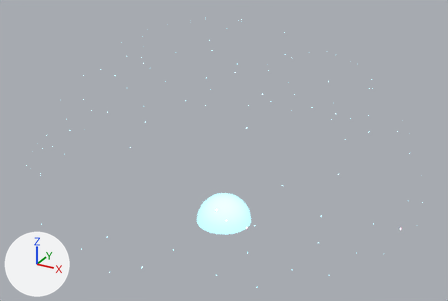
The glTF model 3d_models/fiber_lamp/fiber-optic-lamp-glow.gltf: old version first, new version second.
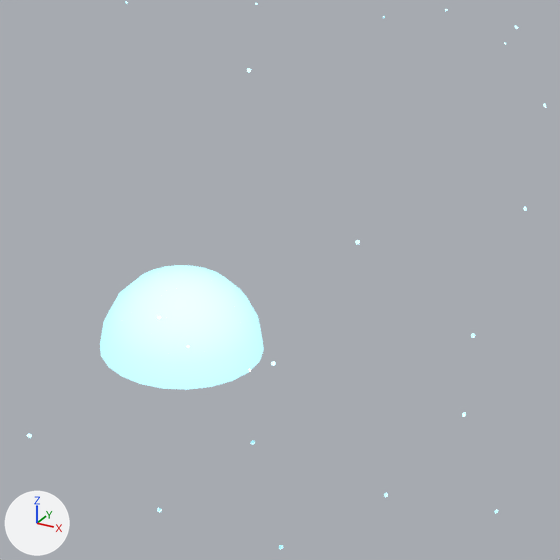
Old and new are each drawn whole from a 50 mm lens placed at (14.7, -26.7, 17.2), pointed at (0.3, -0.5, 4.1) and again close up on the part from 36% to 78% of the width and 35% to 97% of the height. Arrows for +X, +Y and +Z are at lower left; the lights stay in place. Where no turn or scale is listed for an object, it has been applied to the vertices.

In view in the first close-up: 'fiber-endglow', 'lamp'.
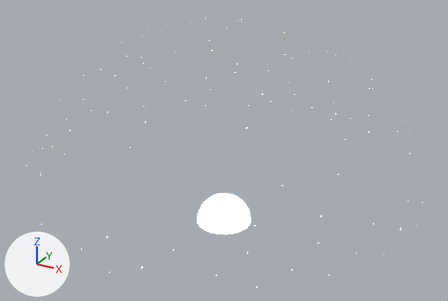
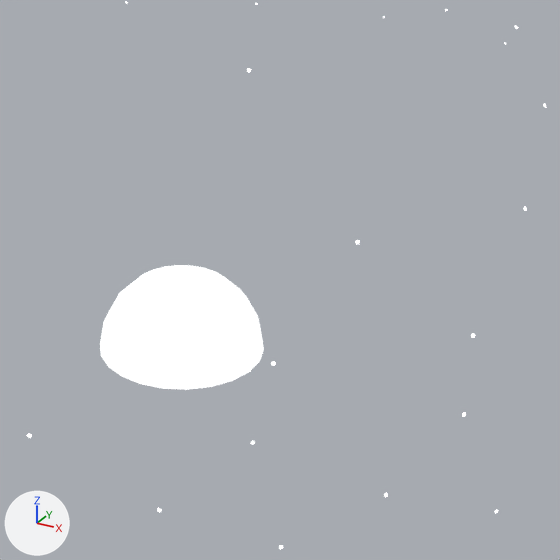
What changed in the scene script:
```text
Change mat_lamb_light:
    mat_lamb_light.emission_color: (0.379, 0.888, 1.0) -> (0.97, 1.0, 1.0)  # cyan #a6f2ff -> white #fcffff
```

What differs and where, as boxes [x1, y1, x2, y2] in the close-ups (560 x 560 px):
'lamp', recoloured
    both: [100, 265, 264, 390]
'fiber-endglow', recoloured
    both: [27, 2, 546, 549]
